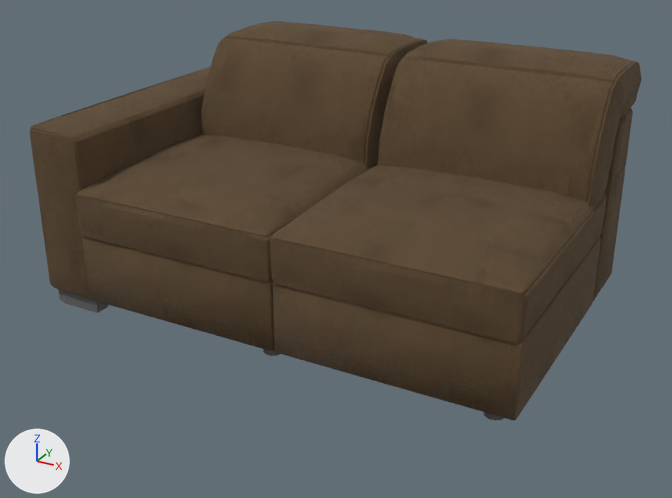
An edit to the OBJ model ModelFiles/Post-Demo/Chairs/Sofa_2/Sofa_2.obj, drawn before and after from the same camera.
One viewpoint serves both versions: a 50 mm camera at (1.419, -2.221, 1.352) aimed at (0.124, 0.133, 0.175). Lighting does not change. The marker at lower left points along +X, +Y and +Z. Where no turn or scale is listed for an object, it has been applied to the vertices.

In view in the first picture: 'Sofa_2'.
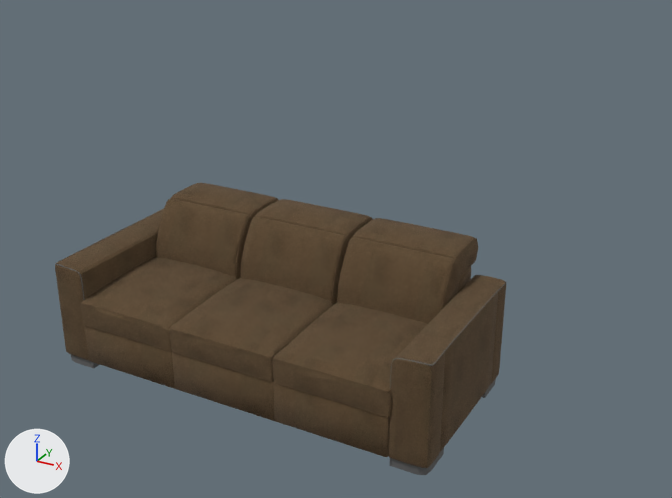
The change in detail:
me_sofa_2 is used by ob_sofa_2; location (0.0, 0.0, 0.0).
me_sofa_2 had 2503 vertices, 3592 faces and spanned x -0.67..0.88, y -0.35..0.7, z 0.0..0.77.
me_sofa_2 now has 3328 vertices, 5009 faces and spans x -0.65..0.65, y -0.33..0.31, z -0.22..0.25.
me_sofa_2 part 1: the loose piece of 20 vertices spanning x -0.66..-0.48, y -0.31..-0.12, z 0.0..0.05 is scaled about its middle by (0.599, 0.61, 0.61), then moved by (-0.01, -0.03, -0.23).
me_sofa_2 part 2: the loose piece of 243 vertices spanning x -0.67..-0.48, y -0.33..0.62, z 0.05..0.58 is scaled about its middle by (0.599, 0.61, 0.61), then moved by (-0.01, -0.18, -0.34).
me_sofa_2 part 3: the loose piece of 248 vertices spanning x -0.67..-0.48, y -0.33..0.62, z 0.06..0.58 is scaled about its middle by (0.599, 0.61, 0.61), then moved by (-0.01, -0.17, -0.34), in mat_color_m08 (dark grey #606060).
me_sofa_2 part 4: the loose piece of 56 vertices spanning x -0.49..0.18, y -0.34..0.39, z 0.05..0.27 is scaled about its middle by (0.539, 0.61, 0.61), then moved by (0.14, -0.13, -0.28).
me_sofa_2 part 5: the loose piece of 212 vertices spanning x 0.18..0.88, y -0.35..0.42, z 0.27..0.46 is scaled about its middle by (0.52, 0.61, 0.61), then moved by (-0.54, -0.13, -0.36).
me_sofa_2 part 6: the loose piece of 392 vertices spanning x -0.48..0.18, y 0.24..0.7, z 0.41..0.77 is scaled about its middle by (0.539, 0.61, 0.61), then moved by (0.14, -0.3, -0.45).
me_sofa_2 part 7: the loose piece of 392 vertices spanning x 0.19..0.88, y 0.24..0.7, z 0.41..0.77 is scaled about its middle by (0.521, 0.61, 0.61), then moved by (-0.18, -0.3, -0.45).
me_sofa_2 part 8: the loose piece of 56 vertices spanning x 0.19..0.88, y -0.34..0.39, z 0.05..0.27 is scaled about its middle by (0.521, 0.61, 0.61), then moved by (-0.18, -0.13, -0.28).
me_sofa_2 part 9: the loose piece of 212 vertices spanning x -0.49..0.18, y -0.35..0.42, z 0.27..0.46 is scaled about its middle by (0.521, 0.61, 0.61), then moved by (-0.21, -0.13, -0.36).
me_sofa_2 part 10: the loose piece of 392 vertices spanning x -0.48..0.18, y 0.24..0.7, z 0.41..0.77 is copied, and the copy is scaled about its middle by (0.52, 0.61, 0.61), then moved by (-0.21, -0.3, -0.45); it spans x -0.53..-0.19, y 0.03..0.31, z 0.04..0.25.
me_sofa_2 part 11: the loose piece of 56 vertices spanning x -0.49..0.18, y -0.34..0.39, z 0.05..0.27 is copied, and the copy is scaled about its middle by (0.52, 0.61, 0.61), then moved by (-0.21, -0.13, -0.28); it spans x -0.53..-0.19, y -0.32..0.12, z -0.18..-0.05.
me_sofa_2 part 12: a new loose piece of 286 vertices spanning x -0.53..0.53, y 0.12..0.26, z -0.18..0.16, in mat_m_70006415 (picture img_m_70006415_jpg).
me_sofa_2 part 13: a new loose piece of 248 vertices spanning x 0.53..0.65, y -0.32..0.26, z -0.18..0.14, in mat_color_m08 (dark grey #606060).
me_sofa_2 part 14: a new loose piece of 243 vertices spanning x 0.53..0.65, y -0.32..0.26, z -0.19..0.14, in mat_m_70006415 (picture img_m_70006415_jpg).
me_sofa_2 part 15: a new loose piece of 212 vertices spanning x 0.17..0.54, y -0.33..0.14, z -0.05..0.07, in mat_m_70006415 (picture img_m_70006415_jpg).
me_sofa_2 part 16: a new loose piece of 20 vertices spanning x 0.53..0.64, y -0.31..-0.19, z -0.22..-0.18, in mat_color_m08 (dark grey #606060).
me_sofa_2 part 17: a new loose piece of 20 vertices spanning x 0.53..0.64, y 0.14..0.26, z -0.22..-0.18, in mat_color_m08 (dark grey #606060).
me_sofa_2 part 18: 6 loose pieces with 652 vertices, spanning x -0.47..0.88, y -0.28..0.62, z 0.0..0.61, are deleted.

Boxes [x1, y1, x2, y2] around the edits, measured in the pictures (672 x 498 px; the box of a moved part takes in the faces that stretch with it):
'Sofa_2', reshaped (26% narrower, 27% shorter)
    before: [30, 21, 641, 421]
    after: [55, 183, 507, 475]
part 1 of me_sofa_2, moved or reshaped
    before: [58, 289, 108, 313]
    after: [71, 354, 100, 368]
part 2 of me_sofa_2, moved or reshaped
    before: [30, 68, 210, 298]
    after: [55, 209, 164, 360]
part 3 of me_sofa_2, moved or reshaped
    before: [30, 67, 210, 190]
    after: [55, 213, 155, 300]
part 4 of me_sofa_2, moved or reshaped
    before: [82, 237, 275, 351]
    after: [172, 353, 274, 421]
part 5 of me_sofa_2, moved or reshaped
    before: [270, 165, 606, 344]
    after: [170, 278, 337, 382]
part 6 of me_sofa_2, moved or reshaped
    before: [201, 21, 428, 167]
    after: [240, 199, 373, 303]
part 7 of me_sofa_2, moved or reshaped
    before: [378, 39, 641, 206]
    after: [337, 218, 478, 324]
part 8 of me_sofa_2, moved or reshaped
    before: [273, 238, 601, 421]
    after: [273, 383, 389, 457]
part 9 of me_sofa_2, moved or reshaped
    before: [76, 134, 378, 282]
    after: [81, 257, 239, 352]
part 10 of me_sofa_2, added (brown)
    after: [156, 183, 278, 279]
part 11 of me_sofa_2, added (brown)
    after: [85, 326, 175, 389]
part 12 of me_sofa_2, added
    after: [458, 266, 471, 292]
part 13 of me_sofa_2, added
    after: [390, 275, 507, 387]
part 14 of me_sofa_2, added (brown)
    after: [388, 275, 506, 468]
part 15 of me_sofa_2, added (brown)
    after: [272, 302, 427, 418]
part 16 of me_sofa_2, added
    after: [390, 448, 444, 475]
part 17 of me_sofa_2, added
    after: [482, 379, 496, 398]
part 18 of me_sofa_2, deleted (brown)
    before: [263, 108, 633, 421]
